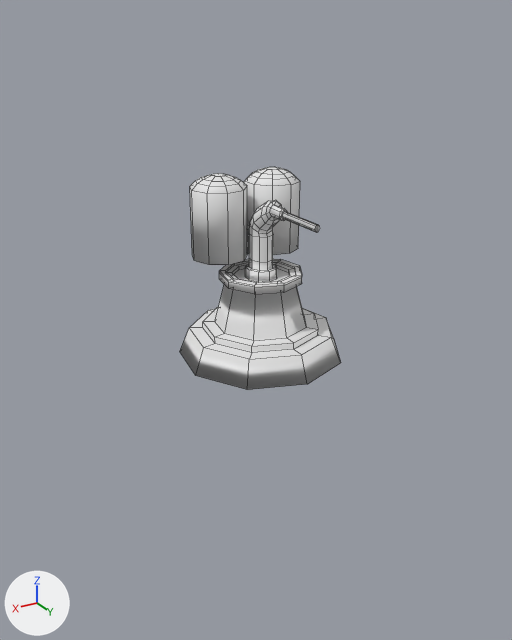
The FBX model Assets/Prefabs/World_Prefabs/General_Prefabs/ScorchRayTowerHead.fbx as it was, and as the next commit left it.
Before and after are seen from a camera (50 mm lens) standing at (4.72, 7.73, 4.18) and looking at (0.2, 0.2, 0.41). Every picture has the same lights, and +X, +Y and +Z are marked at lower left. The picture after the commit comes second. Mesh edges are drawn as thin lines. Where no turn or scale is listed for an object, it has been applied to the vertices.

The first picture shows 'ScorchRayBody', 'ScorchRayHead'.
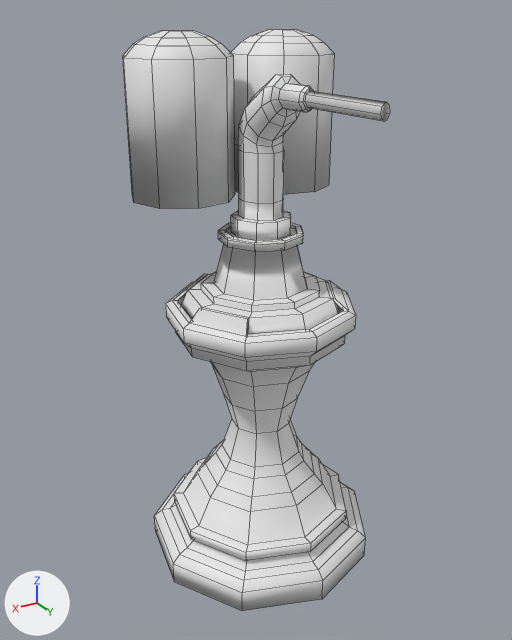
Commit message: ScorchRayTower Updated

Changed parts and their boxes (x1, y1, x2, y2) in the pictures (512 x 640 px):
'ScorchRayBody', moved, rescaled (106% wider, 85% taller): before (190, 167, 319, 281); after (123, 29, 390, 241)
'ScorchTowerBody', added: after (155, 274, 365, 611)
'ScorchRayHead', moved: before (180, 259, 341, 390); after (182, 222, 339, 334)

Patch to the scene script:
```diff
--- a/Assets/Prefabs/World_Prefabs/General_Prefabs/ScorchRayTowerHead.fbx.py
+++ b/Assets/Prefabs/World_Prefabs/General_Prefabs/ScorchRayTowerHead.fbx.py
@@ me_scorchtowerbody @@
+me_scorchtowerbody.from_pydata(...)  # 223 vertices, 216 faces; spans x -1.64..1.64, y -1.56..1.66, z -3.29..0.81
@@ ob_scorchrayhead @@
 ob_scorchrayhead = bpy.data.objects.new('ScorchRayHead', me_scorchhead)
-ob_scorchrayhead.location = (0.0, 0.0, 0.0)
+ob_scorchrayhead.location = (0.0, 0.0, 0.57)
@@ ob_scorchraybody @@
 ob_scorchraybody = bpy.data.objects.new('ScorchRayBody', me_cylinder)
-ob_scorchraybody.location = (0.0, 0.0, 1.0)
-ob_scorchraybody.scale = (0.216, 0.216, 0.0709)
+ob_scorchraybody.location = (0.0, 0.0, 1.65)
+ob_scorchraybody.scale = (0.398, 0.398, 0.131)
@@ ob_scorchtowerbody @@
+ob_scorchtowerbody = bpy.data.objects.new('ScorchTowerBody', me_scorchtowerbody)
+ob_scorchtowerbody.location = (0.0, 0.0, -0.07)
```
